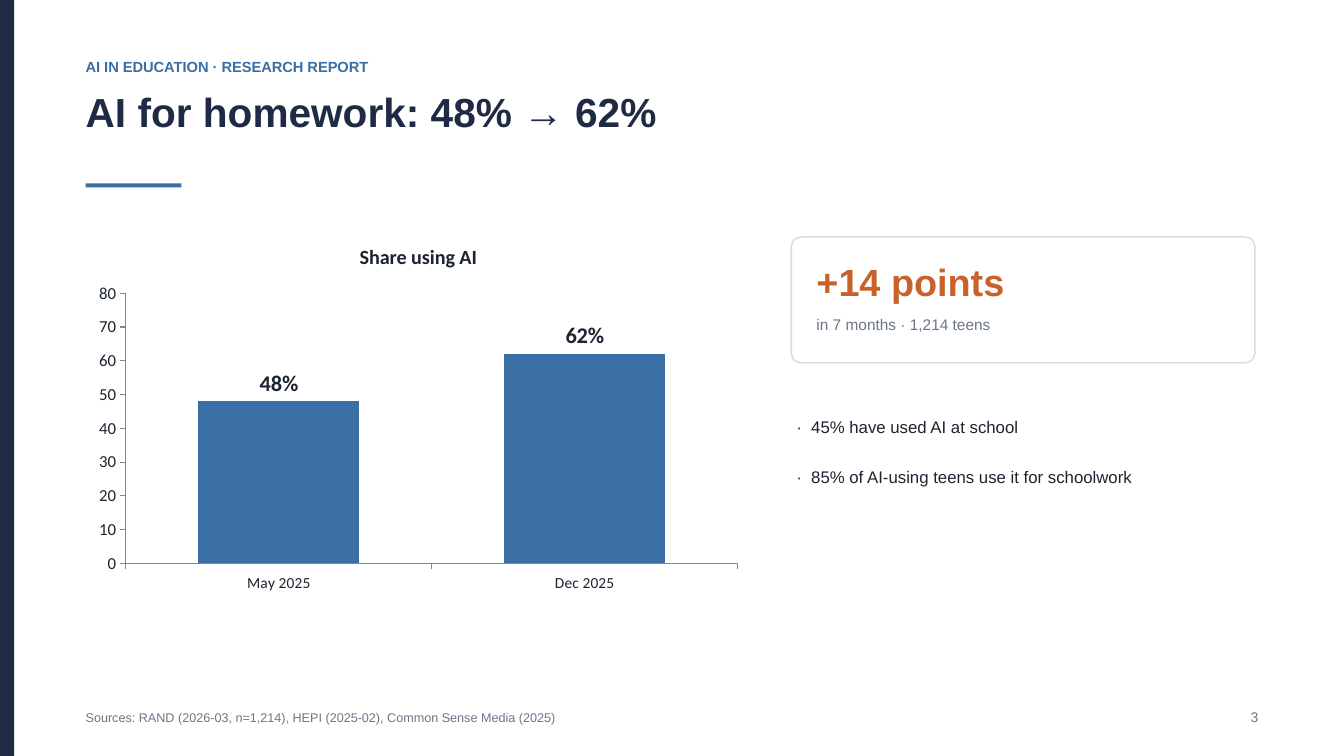
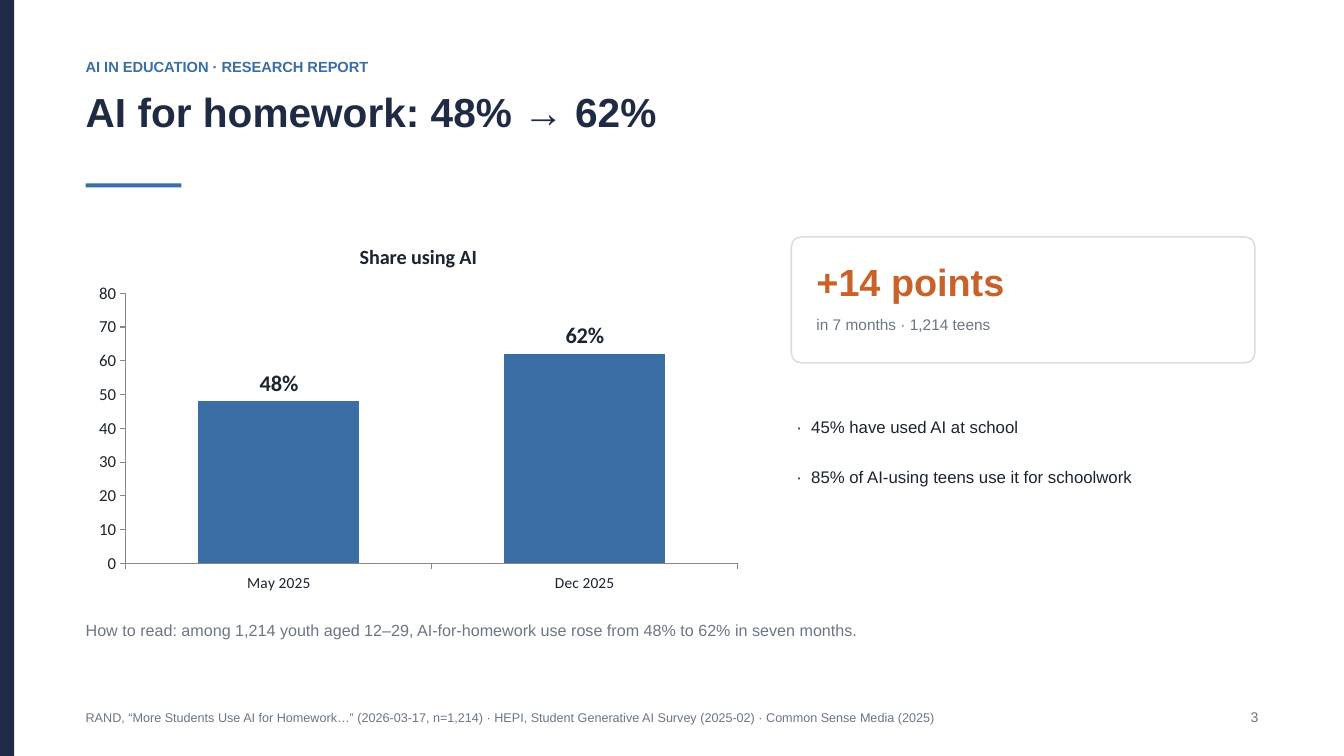
Before and after one commit to takakun09/ai-history-simulator, a slide deck: slide 3 of outputs/History_AI_Research_Report_EN.pptx. Drawn at 1344x756 pixels with LibreOffice and Linux fonts; fonts in the diff are those of the drawing. Boxes give left, top, right and bottom in pixels: in the first picture for what was removed or moved away, otherwise in the second. Text is boxed around its words. In the diff, an @@ line names an element or a change of style, - is before the commit and + after.

```diff
--- a/outputs/History_AI_Research_Report_EN.pptx
+++ b/outputs/History_AI_Research_Report_EN.pptx
@@ text added at [86,624,857,640], 11.5 pt, text #6B7686 @@
+How to read: among 1,214 youth aged 12–29, AI-for-homework use rose from 48% to 62% in seven months.
@@ text at [86,713,934,725]: text changed @@
-Sources: RAND (2026-03, n=1,214), HEPI (2025-02), Common Sense Media (2025)
+RAND, “More Students Use AI for Homework…” (2026-03-17, n=1,214) · HEPI, Student Generative AI Survey (2025-02) · Common Sense Media (2025)
```
Also in this commit, not shown: 4 other slides changed, 1 slide added, 2 other files.
